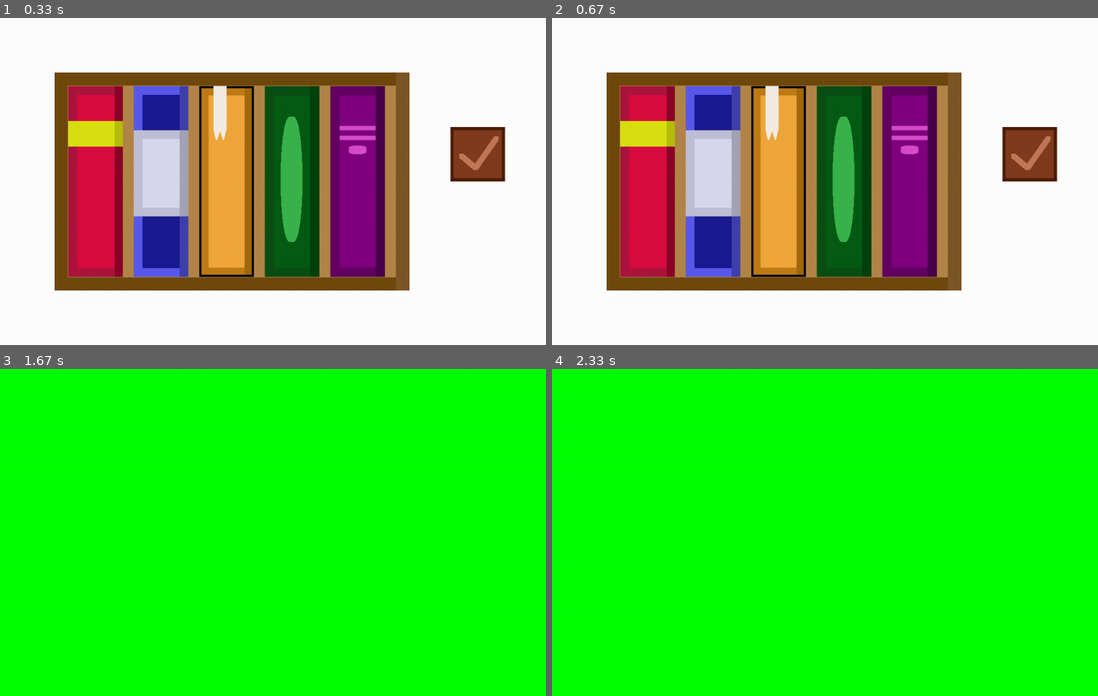
Above: before the commit, frames 1-4 (two rows, left to right).
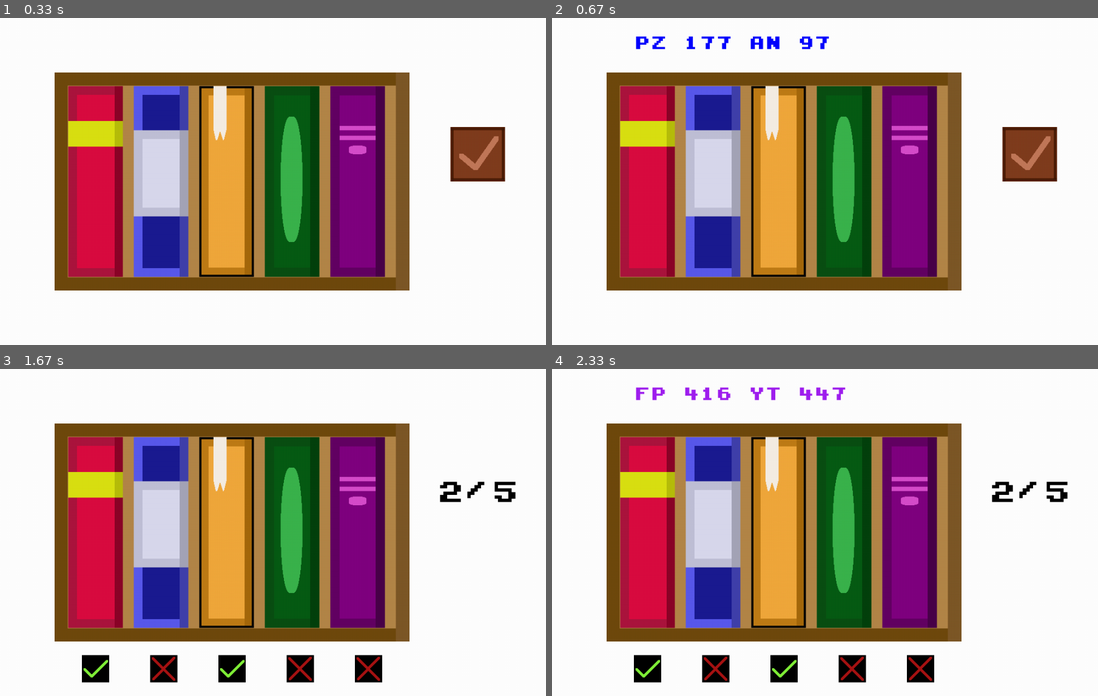
Above: after the commit, the same moments.

Repository: zantuaw09/Python-1st-Project
Game: pygame game, started from ReShelved Project/ReShelved Pygame.py
Two runs of this game, one before a commit and one after it. Both use one fixed random seed, a clock stepped at 60 frames per second and the inputs below.
Inputs (mouse positions are in pixels of both pictures, inside the frame that each line leads up to):
- Up to frame 1 (0.33 s): no input
- Up to frame 2 (0.67 s): press the mouse at (825, 201) at 0.37 s; move the mouse to (759, 194) at 0.47 s; release the mouse at (693, 184) at 0.6 s
- Up to frame 3 (1.67 s): press the mouse at (92, 532) at 0.7 s; move the mouse to (92, 473) at 0.8 s; release the mouse at (92, 418) at 0.93 s; press the mouse at (92, 532) at 1.03 s; move the mouse to (81, 480) at 1.13 s; release the mouse at (65, 427) at 1.27 s; click (475, 506) at 1.38 s
- Up to frame 4 (2.33 s): press the mouse at (644, 532) at 1.7 s; move the mouse to (655, 499) at 1.8 s; release the mouse at (666, 470) at 1.93 s; press the mouse at (710, 532) at 2.03 s; move the mouse to (797, 483) at 2.13 s; release the mouse at (885, 437) at 2.27 s

Frame 1 is identical in both runs. In frame 2, 0.6% of the frame differs, in the area x 15-51%, y 5-10%; in frame 3, 100%, in the area x 0-100%, y 0-100%; in frame 4, 100%.

Commit message:
Update ReShelved Pygame.py

Diff:
--- a/ReShelved Project/ReShelved Pygame.py
+++ b/ReShelved Project/ReShelved Pygame.py
@@ -37,7 +37,7 @@
     return let1 + ' ' + num1 + ' ' + let2 + ' ' + num2
 
 
-def sort_calls(shelf):  # USE BUBBLE SORT!
+def sort_calls(shelf):  # USES BUBBLE SORT!
     in_order = []
     for book in shelf:
         call = book.split(' ')
@@ -145,6 +145,7 @@
 #title1, title2, title3, title4, title5 = 'DF 486 RT 9', 'DF 486 RT 562', 'DG 486 RT 880', 'DG 50 RT 99', 'DE 119 RZ 899'
 
 start_order = [title1, title2, title3, title4, title5]
+color_order = ['red', 'blue', 'orange', 'green', 'purple']
 
 text_font = pygame.font.Font('fonts/kongtext.ttf', 30)
 call1 = text_font.render(start_order[0], False, 'red')
@@ -153,7 +154,7 @@
 call4 = text_font.render(start_order[3], False, 'green')
 call5 = text_font.render(start_order[4], False, 'purple')
 
-
+score_font = pygame.font.Font('fonts/kongtext.ttf', 50)
 
 
 player_list = [title1, title2, title3, title4, title5]
@@ -175,12 +176,13 @@
     mouse_pos = pygame.mouse.get_pos()
     clicks = pygame.mouse.get_pressed()
 
+    screen.blit(bg, (0, 0))
+    screen.blit(shelf, shelf_rect)
+
     if game_active:
 
+
         for event in pygame.event.get():
-
-            screen.blit(bg, (0, 0))
-            screen.blit(shelf, shelf_rect)
 
 
             if event.type == pygame.QUIT:
@@ -189,10 +191,11 @@
 
             if event.type == pygame.MOUSEMOTION:
 
+
+                # Prioritize mouse movement of book currently "grabbed"
                 if grabbed != []:
 
                     if grabbed[1].collidepoint(event.pos):
-                        screen.blit(grabbed[2], (150, 30))
 
                         if clicks[0] is True:
 
@@ -202,10 +205,9 @@
 
                             book_collide()
 
-
+                # Check each book for movement of a new "grabbed" object
                 else:
                     if book1_rect.collidepoint(event.pos):
-                        screen.blit(call1, (150, 30))
 
                         if clicks[0] is True:
                             difference = mouse_pos[0] - book1_rect.x
@@ -218,7 +220,6 @@
 
 
                     elif book2_rect.collidepoint(event.pos):
-                        screen.blit(call2, (150, 30))
 
                         if clicks[0] is True:
                             difference = mouse_pos[0] - book2_rect.x
@@ -232,7 +233,6 @@
 
 
                     elif book3_rect.collidepoint(event.pos):
-                        screen.blit(call3, (150, 30))
 
                         if clicks[0] is True:
                             difference = mouse_pos[0] - book3_rect.x
@@ -245,7 +245,6 @@
 
 
                     elif book4_rect.collidepoint(event.pos):
-                        screen.blit(call4, (150, 30))
 
                         if clicks[0] is True:
                             difference = mouse_pos[0] - book4_rect.x
@@ -259,7 +258,6 @@
 
 
                     elif book5_rect.collidepoint(event.pos):
-                        screen.blit(call5, (150, 30))
 
                         if clicks[0] is True:
                             difference = mouse_pos[0] - book5_rect.x
@@ -273,7 +271,7 @@
 
 
 
-
+            # Results of book collision (switches rectangle position and order of "player_list")
             for call, rect in zip(start_order, rect_list):
                 if event.type == pygame.MOUSEBUTTONUP and rect.collidepoint(mouse_pos) and grabbed != []:
 
@@ -287,12 +285,17 @@
 
                         player_list[i], player_list[j] = player_list[j], player_list[i]
 
-                        print(player_list)
-
                     grabbed = []
 
 
-
+        # Display call numbers
+        for rect, number, color in zip(rect_list, start_order, color_order):
+            if rect.collidepoint(mouse_pos):
+                call = text_font.render(number, True, color)
+                screen.blit(call, (150, 30))
+                break
+
+        # Create shelf boundaries and display books
         for book, rect in zip(book_list, rect_list):
             if rect.left < 125:
                 rect.left = 125
@@ -306,6 +309,8 @@
             screen.blit(grabbed[0], grabbed[1])
 
 
+
+        # Button to submit answers
         screen.blit(check, check_rect)
 
         if check_rect.collidepoint(mouse_pos):
@@ -317,8 +322,51 @@
             if event.type == pygame.MOUSEBUTTONUP and check_rect.collidepoint(mouse_pos):
                 game_active = False
 
+
+
+
+
+    ### RESULTS PAGE ###
+
     else:
-        screen.fill('green')
+
+        for book, rect in zip(book_list, rect_list):
+            screen.blit(book, rect)
+
+
+        # Calculate and display score
+        correct = pygame.image.load('graphics/correct.png').convert()
+        incorrect = pygame.image.load('graphics/incorrect.png').convert()
+
+        score = 0
+        x = 150
+
+        for i in range(len(player_list)):
+            if player_list[i] == answer_list[i]:
+                score += 1
+                screen.blit(correct, (x, 525))
+
+            else:
+                screen.blit(incorrect, (x, 525))
+            x += 125
+
+        results = score_font.render(str(score) + '/5', False, 'black')
+        screen.blit(results, (800, 200))
+
+
+        # Display call numbers
+        for rect, number, color in zip(rect_list, start_order, color_order):
+            if rect.collidepoint(mouse_pos):
+                call = text_font.render(number, True, color)
+                screen.blit(call, (150, 30))
+                break
+
+
+        for event in pygame.event.get():
+
+            if event.type == pygame.QUIT:
+                pygame.quit()
+                exit()
 
     pygame.display.update()
     clock.tick(60)
